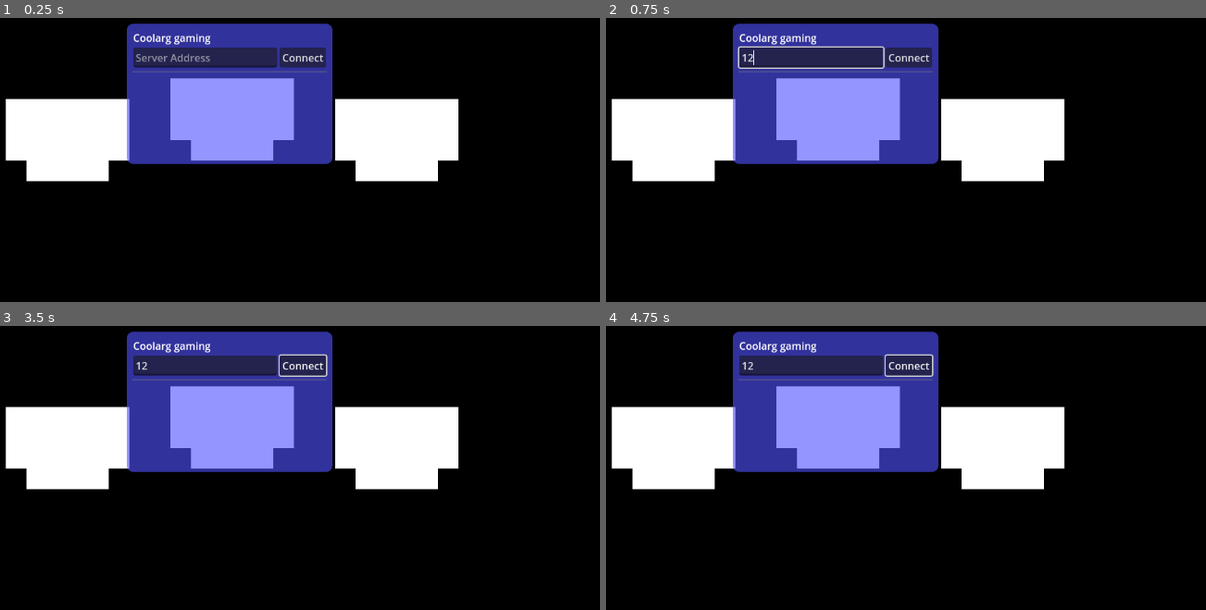
Above: before the commit, frames 1-4 (two rows, left to right).
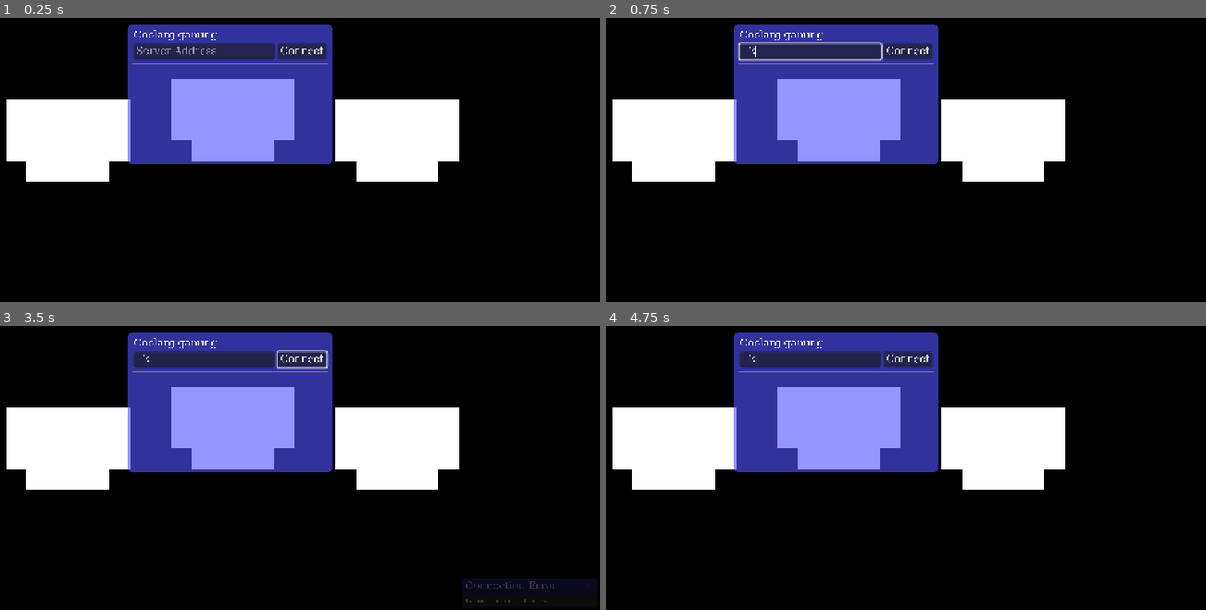
Above: after the commit, the same moments.

Repository: TheFlameFish/multiplayer-test-4
Game: Godot game, scene res://root.tscn
The game is run twice, just before and just after one commit, with the same random seed, the same clock (stepped at 60 frames per second) and the same inputs.
Inputs (mouse positions are in pixels of both pictures, inside the frame that each line leads up to):
- Up to frame 1 (0.25 s): no input
- Up to frame 2 (0.75 s): click (810, 57) at 0.52 s; type "12" at 0.6 s
- Up to frame 3 (3.5 s): click "Connect" at 1.25 s; move the mouse to (390, 379) at 2.02 s; hold D (plat_right) from 2.03 s (still down); click (390, 379) at 2.1 s; tap W (plat_jump) at 2.27, 3.02 s; move the mouse to (84, 422) at 2.77 s; click (84, 422) at 2.85 s
- Up to frame 4 (4.75 s): release D (plat_right) at 3.5 s; click (1194, 587) at 3.5 s, where only the run after the commit has a clickable "x"; move the mouse to (outside the picture) at 4.27 s; hold A (plat_left) from 4.28 s (still down); click (outside the picture) at 4.35 s

The runs differ from the first frame. In frame 1, 3.2% of the frame differs, in the area x 0-77%, y 1-58%; in frame 2, 3.2%; in frame 3, 4.4%, in the area x 0-100%, y 1-98%; in frame 4, 3.1%.

Commit message:
Notifications

Diff:
--- a/project.godot
+++ b/project.godot
@@ -23,11 +23,16 @@
 
 [display]
 
-window/stretch/mode="viewport"
+window/size/mode=2
+window/stretch/mode="canvas_items"
 
 [editor_plugins]
 
 enabled=PackedStringArray("res://addons/netfox.internals/plugin.cfg", "res://addons/netfox.noray/plugin.cfg")
+
+[gui]
+
+theme/custom_font="uid://b06p2t1v1a5tj"
 
 [input]
 
--- a/root.gd
+++ b/root.gd
@@ -6,6 +6,8 @@
 ## Container to be hidden until connected to server
 @export var connected_controls: Container
 @export var server_input: LineEdit
+
+@export var notification_manager: NotificationManager
 
 @onready var level = $Level
 @onready var player_spawner = $PlayerSpawner
@@ -21,6 +23,8 @@
 
 	await MultiplayerManager.on_noray_connected
 	oid_label.text = Noray.oid
+
+	multiplayer.server_disconnected.connect(_on_host_left)
 
 func _process(delta: float) -> void:
 	connected_controls.visible = \
@@ -86,4 +90,10 @@
 
 	await get_tree().create_timer(2).timeout
 	if !MultiplayerManager.server_connected:
-		OS.alert("Failed to connect to server", "Connection Error")
+		notification_manager.add_notification("Connection Error", \
+			"Failed to connect to server.")
+
+func _on_host_left():
+	multiplayer_ui.visible = true
+	notification_manager.add_notification("Host disconnected.",
+		"Lost connection to lobby host.")
--- a/root.tscn
+++ b/root.tscn
@@ -1,8 +1,10 @@
-[gd_scene load_steps=8 format=4 uid="uid://cwnv8322yl5jm"]
+[gd_scene load_steps=10 format=4 uid="uid://cwnv8322yl5jm"]
 
 [ext_resource type="Texture2D" uid="uid://bb624exsn3jtx" path="res://tileset.png" id="1_pq8q7"]
 [ext_resource type="Script" uid="uid://bqdp3sy841yx7" path="res://root.gd" id="1_vvh5c"]
 [ext_resource type="Script" uid="uid://ci278r6btrpoi" path="res://death_zone.gd" id="3_vvh5c"]
+[ext_resource type="SystemFont" uid="uid://b06p2t1v1a5tj" path="res://theming/main-font.tres" id="4_28aoi"]
+[ext_resource type="Script" uid="uid://1keedw3ts37t" path="res://ui/notification_manager.gd" id="5_jnlp7"]
 
 [sub_resource type="TileSetAtlasSource" id="TileSetAtlasSource_pq8q7"]
 texture = ExtResource("1_pq8q7")
@@ -30,13 +32,14 @@
 expand_margin_right = 10.0
 expand_margin_bottom = 10.0
 
-[node name="Root" type="Node" node_paths=PackedStringArray("multiplayer_ui", "oid_label", "oid_input", "connected_controls", "server_input")]
+[node name="Root" type="Node" node_paths=PackedStringArray("multiplayer_ui", "oid_label", "oid_input", "connected_controls", "server_input", "notification_manager")]
 script = ExtResource("1_vvh5c")
 multiplayer_ui = NodePath("UI/Multiplayer")
 oid_label = NodePath("UI/Multiplayer/PanelContainer/VBoxContainer/ConnectedControls/HBoxContainer/OID")
 oid_input = NodePath("UI/Multiplayer/PanelContainer/VBoxContainer/ConnectedControls/OIDInput")
 connected_controls = NodePath("UI/Multiplayer/PanelContainer/VBoxContainer/ConnectedControls")
 server_input = NodePath("UI/Multiplayer/PanelContainer/VBoxContainer/HBoxContainer2/ServerInput")
+notification_manager = NodePath("UI/NotificationManager")
 
 [node name="Level" type="TileMapLayer" parent="."]
 tile_map_data = PackedByteArray("AAACAAIAAQAAAAAAAAABAAIAAQAAAAAAAAAAAAIAAQAAAAAAAAADAAIAAQAAAAAAAAAEAAIAAQAAAAAAAAAFAA …(976 unchanged characters)…
@@ -93,6 +96,7 @@
 
 [node name="Title" type="Label" parent="UI/Multiplayer/PanelContainer/VBoxContainer"]
 layout_mode = 2
+theme_override_fonts/font = ExtResource("4_28aoi")
 text = "Coolarg gaming"
 
 [node name="HBoxContainer2" type="HBoxContainer" parent="UI/Multiplayer/PanelContainer/VBoxContainer"]
@@ -111,7 +115,6 @@
 layout_mode = 2
 
 [node name="ConnectedControls" type="VBoxContainer" parent="UI/Multiplayer/PanelContainer/VBoxContainer"]
-visible = false
 layout_mode = 2
 
 [node name="Host" type="Button" parent="UI/Multiplayer/PanelContainer/VBoxContainer/ConnectedControls"]
@@ -146,6 +149,37 @@
 layout_mode = 2
 text = "Join"
 
+[node name="NotificationManager" type="Control" parent="UI" node_paths=PackedStringArray("container")]
+layout_mode = 3
+anchors_preset = 11
+anchor_left = 1.0
+anchor_right = 1.0
+anchor_bottom = 1.0
+grow_horizontal = 0
+grow_vertical = 2
+size_flags_horizontal = 8
+size_flags_vertical = 8
+script = ExtResource("5_jnlp7")
+container = NodePath("MarginContainer/VBox")
+
+[node name="MarginContainer" type="MarginContainer" parent="UI/NotificationManager"]
+layout_mode = 1
+anchors_preset = 11
+anchor_left = 1.0
+anchor_right = 1.0
+anchor_bottom = 1.0
+offset_left = -95.0
+grow_horizontal = 0
+grow_vertical = 2
+theme_override_constants/margin_top = 5
+theme_override_constants/margin_right = 5
+theme_override_constants/margin_bottom = 5
+
+[node name="VBox" type="VBoxContainer" parent="UI/NotificationManager/MarginContainer"]
+layout_mode = 2
+theme_override_constants/separation = 9
+alignment = 2
+
 [node name="PlayerSpawner" type="MultiplayerSpawner" parent="."]
 _spawnable_scenes = PackedStringArray("uid://54oq3ni4v61w")
 spawn_path = NodePath("..")
--- /dev/null
+++ b/theming/main-font.tres
@@ -0,0 +1,6 @@
+[gd_resource type="SystemFont" format=3 uid="uid://b06p2t1v1a5tj"]
+
+[resource]
+font_names = PackedStringArray("Arial", "Sans-Serif")
+generate_mipmaps = true
+oversampling = 10.0
--- /dev/null
+++ b/ui/notification.gd
@@ -0,0 +1,63 @@
+class_name Notification extends VBoxContainer
+
+const self_scene = preload("res://ui/notification.tscn")
+
+var title: String
+var content: String
+
+var hovered: bool = false
+
+var fadeTween: Tween
+
+@export var titleLabel: Label
+@export var contentLabel: Label
+@export var closeButton: Button
+
+static func create(title: String, content: String) -> Notification:
+	var obj: Notification = self_scene.instantiate()
+	obj.title = title
+	obj.content = content
+	return obj
+
+func _ready() -> void:
+	modulate.a = 0
+	_fade(1, 1.0)
+
+# Called every frame. 'delta' is the elapsed time since the previous frame.
+func _process(delta: float) -> void:
+	titleLabel.text = title
+	contentLabel.text = content
+
+
+func _on_close_button_pressed() -> void:
+	# Could use the fancy fade, but the player probably
+	# doesn't wanna wait for that.
+	# Also avoids funky tween overlap I think
+	queue_free()
+
+func _fade(value: float, duration = 2.0) -> void:
+	if fadeTween:
+		fadeTween.kill()
+	fadeTween = get_tree().create_tween()
+	fadeTween.tween_property(self, "modulate:a", value, duration)
+	fadeTween.play()
+	await fadeTween.finished
+	fadeTween.kill()
+
+## Fade and then delete.
+## Return true if successful, false if interrupted.
+func remove(interruptable: bool = true) -> bool:
+	_fade(0)
+	while modulate.a != 0 && (!hovered || !interruptable):
+		await get_tree().create_timer(0.001).timeout
+
+	if hovered && interruptable:
+		_fade(1, 0)
+		return false
+	else:
+		queue_free()
+		return true
+
+func _update_mouse_hover(state: bool):
+	hovered = state
+	print(state)
--- /dev/null
+++ b/ui/notification.tscn
@@ -0,0 +1,72 @@
+[gd_scene load_steps=5 format=3 uid="uid://ck5ug8aptke0f"]
+
+[ext_resource type="SystemFont" uid="uid://b06p2t1v1a5tj" path="res://theming/main-font.tres" id="1_a21k8"]
+[ext_resource type="Script" uid="uid://c11dlgsk6jaho" path="res://ui/notification.gd" id="1_nvrqx"]
+
+[sub_resource type="StyleBoxFlat" id="StyleBoxFlat_vvh5c"]
+content_margin_left = 5.0
+content_margin_right = 5.0
+bg_color = Color(0.321569, 0.321569, 1, 0.615686)
+border_color = Color(1, 1, 1, 1)
+border_blend = true
+corner_radius_top_left = 2
+corner_radius_top_right = 2
+
+[sub_resource type="StyleBoxFlat" id="StyleBoxFlat_28aoi"]
+content_margin_left = 5.0
+content_margin_top = 5.0
+content_margin_right = 5.0
+content_margin_bottom = 5.0
+bg_color = Color(0.4218, 0.4218, 0.57, 0.615686)
+border_color = Color(1, 1, 1, 1)
+border_blend = true
+corner_radius_bottom_right = 1
+corner_radius_bottom_left = 1
+
+[node name="Notification" type="VBoxContainer" node_paths=PackedStringArray("titleLabel", "contentLabel", "closeButton")]
+mouse_default_cursor_shape = 2
+theme_override_constants/separation = 0
+script = ExtResource("1_nvrqx")
+titleLabel = NodePath("TopPanel/HBoxContainer/Title")
+contentLabel = NodePath("ContentPanel/Content")
+closeButton = NodePath("TopPanel/HBoxContainer/CloseButton")
+
+[node name="TopPanel" type="PanelContainer" parent="."]
+layout_mode = 2
+mouse_filter = 2
+theme_override_styles/panel = SubResource("StyleBoxFlat_vvh5c")
+
+[node name="HBoxContainer" type="HBoxContainer" parent="TopPanel"]
+layout_mode = 2
+mouse_filter = 2
+
+[node name="Title" type="Label" parent="TopPanel/HBoxContainer"]
+layout_mode = 2
+size_flags_horizontal = 3
+theme_override_fonts/font = ExtResource("1_a21k8")
+text = "Lorem ipsum"
+
+[node name="CloseButton" type="Button" parent="TopPanel/HBoxContainer"]
+layout_mode = 2
+size_flags_horizontal = 8
+mouse_filter = 1
+theme_override_colors/font_color = Color(1, 0, 0, 1)
+text = "x"
+flat = true
+
+[node name="ContentPanel" type="PanelContainer" parent="."]
+layout_mode = 2
+mouse_filter = 2
+theme_override_styles/panel = SubResource("StyleBoxFlat_28aoi")
+
+[node name="Content" type="Label" parent="ContentPanel"]
+custom_minimum_size = Vector2(200, 0)
+layout_mode = 2
+theme_override_fonts/font = ExtResource("1_a21k8")
+theme_override_font_sizes/font_size = 10
+text = "Lorem ipsum dolor sit amet consectetur adipiscing elit. Consectetur adipiscing elit quisque faucibus ex sapien vitae. Ex sapien vitae pellentesque sem placerat in id. Placerat in id cursus mi pretium tellus duis. Pretium tellus duis convallis tempus leo eu aenean."
+autowrap_mode = 3
+
+[connection signal="mouse_entered" from="." to="." method="_update_mouse_hover" binds= [true]]
+[connection signal="mouse_exited" from="." to="." method="_update_mouse_hover" binds= [false]]
+[connection signal="pressed" from="TopPanel/HBoxContainer/CloseButton" to="." method="_on_close_button_pressed"]
--- /dev/null
+++ b/ui/notification_manager.gd
@@ -0,0 +1,17 @@
+class_name NotificationManager extends Control
+
+@export var container: Container
+
+func add_notification(title: String, content: String, time: int = 5):
+	var alert = Notification.create(title, content)
+	container.add_child(alert)
+	print("Notif " + title + ": " + content)
+
+	# Repeat until the notif is deleted without interruption
+	var delete_successful = false
+	while !delete_successful:
+		await get_tree().create_timer(time).timeout
+		if not alert: # If alert deleted itself
+			delete_successful = true
+		else:
+			delete_successful = await alert.remove()
Not shown, added: ui/notification.gd.uid
Not shown, added: ui/notification_manager.gd.uid
